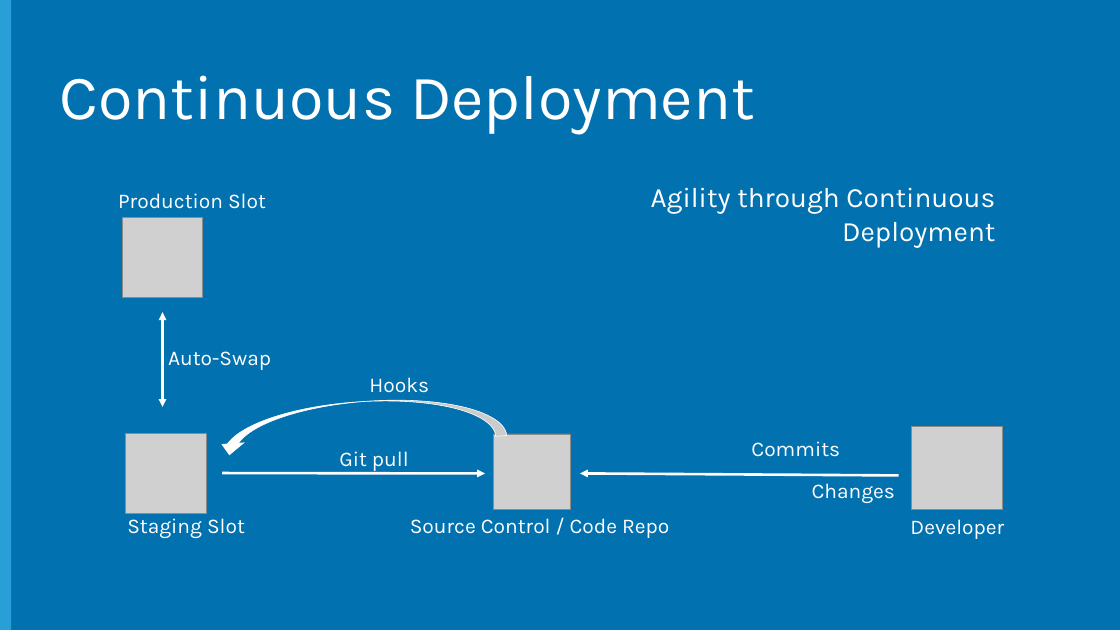
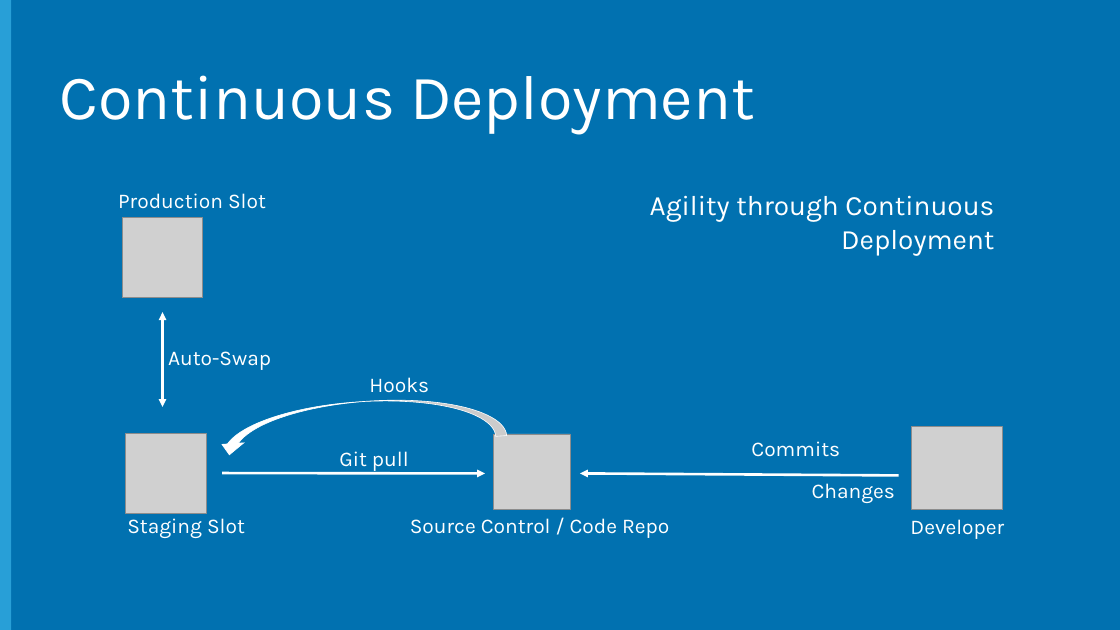
Before and after one commit to Microsoft-Web/NodeCamp, a slide deck: slide 11 of Presentation/AzureDeployAndDebug/AzureDeployAndDebug.pptx. Drawn at 1120x630 pixels with LibreOffice and Linux fonts; fonts in the diff are those of the drawing; grey boxes stand for pictures; background and template pictures are left out. Boxes give left, top, right and bottom in pixels: in the first picture for what was removed or moved away, otherwise in the second. Text is boxed around its words. In the diff, an @@ line names an element or a change of style, - is before the commit and + after.

Commit message:
Created AzureDeployAndDebug reveal.js presentation

```diff
--- a/Presentation/AzureDeployAndDebug/AzureDeployAndDebug.pptx
+++ b/Presentation/AzureDeployAndDebug/AzureDeployAndDebug.pptx
@@ text "Agility through Continuous Deployment": place and size @@
-text "Agility through Continuous Deployment" at [651,187,995,247]
+text "Agility through Continuous Deployment" at [650,195,994,256]
```
Also in this commit, not shown: 5 other slides changed, 7 other files.
